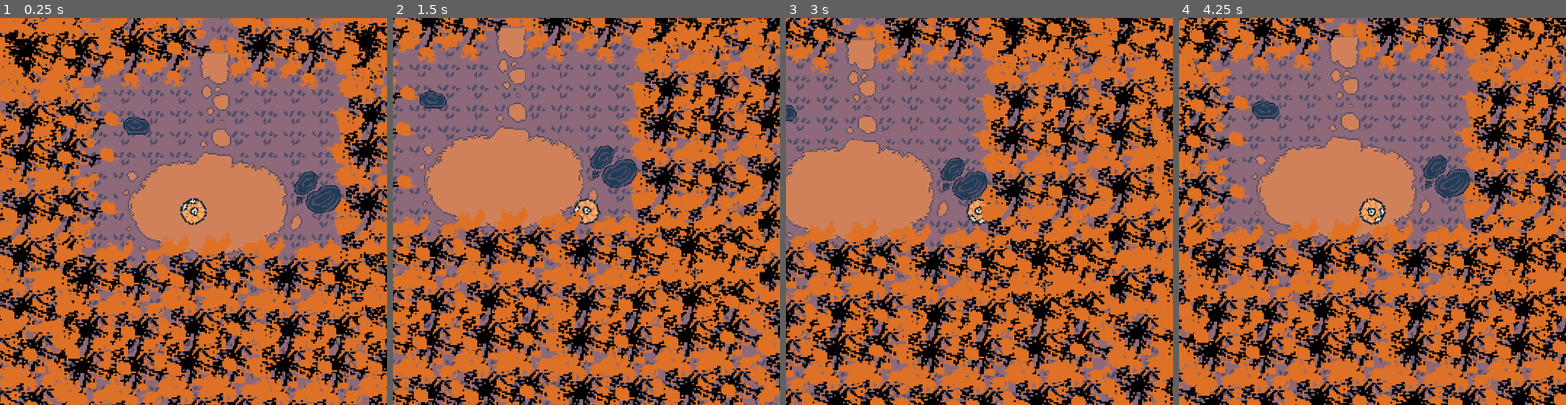
Above: before the commit, frames 1-4 (left to right).
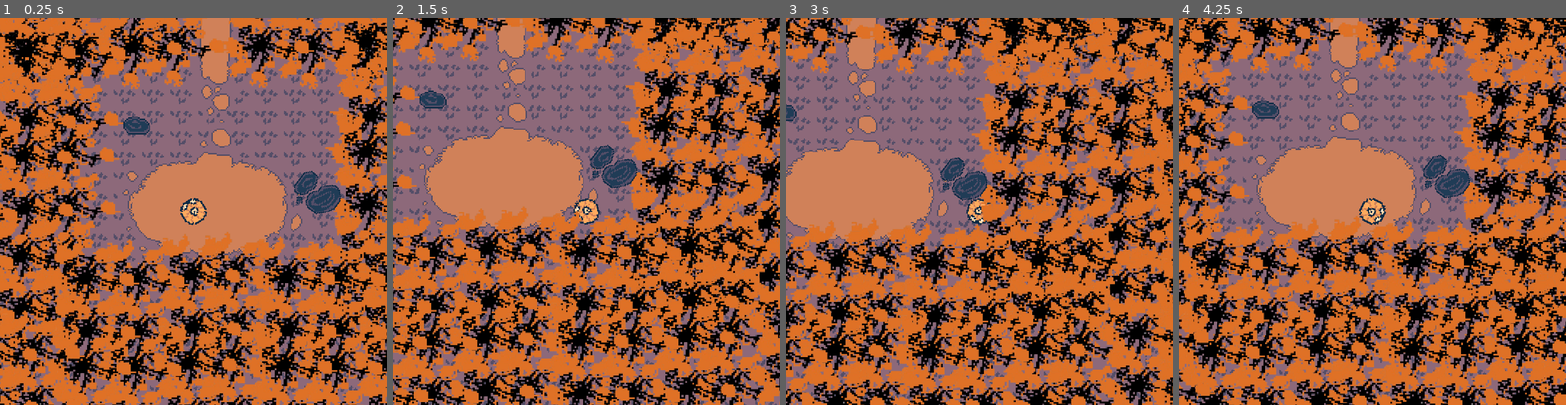
Above: after the commit, the same moments.

Repository: QuoteGenerator/Jame_Gam_Halloween
Game: Godot game, scene res://main.tscn
Two runs of this game, one before a commit and one after it. Both use one fixed random seed, a clock stepped at 60 frames per second and the inputs below.
Inputs (mouse positions are in pixels of both pictures, inside the frame that each line leads up to):
- Up to frame 1 (0.25 s): no input
- Up to frame 2 (1.5 s): tap Enter at 0.5 s; move the mouse to (671, 192) at 0.52 s; hold D 0.53-1.28 s; move the mouse to (509, 230) at 1.27 s; hold S from 1.28 s (still down)
- Up to frame 3 (3 s): tap Space at 2 s; move the mouse to (1018, 126) at 2.02 s; release S at 2.03 s; hold D 2.03-2.78 s; tap Enter at 2.75 s; move the mouse to (960, 288) at 2.77 s; hold W from 2.78 s (still down)
- Up to frame 4 (4.25 s): tap Space at 3.5 s; move the mouse to (1488, 269) at 3.52 s; release W at 3.53 s; hold A from 3.53 s (still down)

The runs differ from the first frame. In frame 1, 0.5% of the frame differs, in the area x 51-60%, y 0-10%; in frame 2, less than 0.1%; in frame 3, 0.3%; in frame 4, 0.2%.

Commit message:
ummm stuff i forgot

Diff:
--- a/jame-gam-halloween/main.tscn
+++ b/jame-gam-halloween/main.tscn
@@ -7,6 +7,7 @@
 [ext_resource type="Texture2D" uid="uid://7w8f0d5cc01g" path="res://Assets/Sprites/Areas/s_area.png" id="4_cm0pq"]
 [ext_resource type="Texture2D" uid="uid://b4etmlinqsl6o" path="res://Assets/Sprites/Objects/download.png" id="4_fos0i"]
 [ext_resource type="Texture2D" uid="uid://d3n8vod38del0" path="res://Assets/Sprites/Objects/rock2.png" id="4_trn2v"]
+[ext_resource type="Texture2D" uid="uid://o7mfhydtvir8" path="res://Assets/Sprites/Areas/path.png" id="5_2cqfq"]
 [ext_resource type="Texture2D" uid="uid://c15yddiojjd6k" path="res://Assets/Sprites/Objects/rock1.png" id="5_3dxm6"]
 [ext_resource type="Script" uid="uid://glmjbdp32fhs" path="res://Scripts/combat_ui.gd" id="6_3dxm6"]
 [ext_resource type="Texture2D" uid="uid://0j60qhns4ofa" path="res://Assets/Sprites/tbc_sprites/tbc_template.png" id="7_lgr22"]
@@ -1244,6 +1245,12 @@
 region_enabled = true
 region_rect = Rect2(0, 0, 550, 579.035)
 
+[node name="Path" type="Sprite2D" parent="SArea/Ground" unique_id=976677496]
+z_index = -4096
+position = Vector2(0, -204)
+scale = Vector2(1, 4.127119)
+texture = ExtResource("5_2cqfq")
+
 [node name="Border" type="Node" parent="SArea" unique_id=1644374069]
 
 [node name="StaticBody2D" type="StaticBody2D" parent="SArea/Border" unique_id=1645116103]
@@ -1374,5 +1381,31 @@
 theme_override_styles/pressed = SubResource("StyleBoxTexture_vivmo")
 theme_override_styles/hover = SubResource("StyleBoxTexture_57qmd")
 
+[node name="PumpkinStats" type="Label" parent="CombatUI/Panel/Control" unique_id=698505240]
+layout_mode = 0
+offset_left = 137.0
+offset_top = 420.0
+offset_right = 472.0
+offset_bottom = 508.0
+theme_override_fonts/font = ExtResource("14_w48qg")
+theme_override_font_sizes/font_size = 21
+text = "PUMPKIN
+HP: 25/25    MANA: 10/10"
+
+[node name="Label" type="Label" parent="CombatUI/Panel/Control" unique_id=1257527408]
+clip_contents = true
+layout_mode = 1
+anchors_preset = 5
+anchor_left = 0.5
+anchor_right = 0.5
+offset_left = 445.0
+offset_top = 26.0
+offset_right = 724.0
+offset_bottom = 75.0
+grow_horizontal = 2
+theme_override_fonts/font = ExtResource("14_w48qg")
+theme_override_font_sizes/font_size = 31
+text = "* YOUR TURN *"
+
 [connection signal="mouse_entered" from="CombatUI/Panel/Control/BS1" to="CombatUI/Panel/Control/BS1" method="_on_mouse_entered"]
 [connection signal="mouse_exited" from="CombatUI/Panel/Control/BS1" to="CombatUI/Panel/Control/BS1" method="_on_mouse_exited"]
Binary file added: jame-gam-halloween/Assets/Sprites/Areas/path.png
Not shown, added: jame-gam-halloween/Assets/Sprites/Areas/path.png.import
Binary file changed: jame-gam-halloween/Assets/Sprites/Areas/s_area.png
Binary file added: jame-gam-halloween/Assets/Sprites/Mobs/ghost_idle.png
Not shown, added: jame-gam-halloween/Assets/Sprites/Mobs/ghost_idle.png.import
Binary file added: jame-gam-halloween/Assets/Sprites/Mobs/ghost_move.png
Not shown, added: jame-gam-halloween/Assets/Sprites/Mobs/ghost_move.png.import
